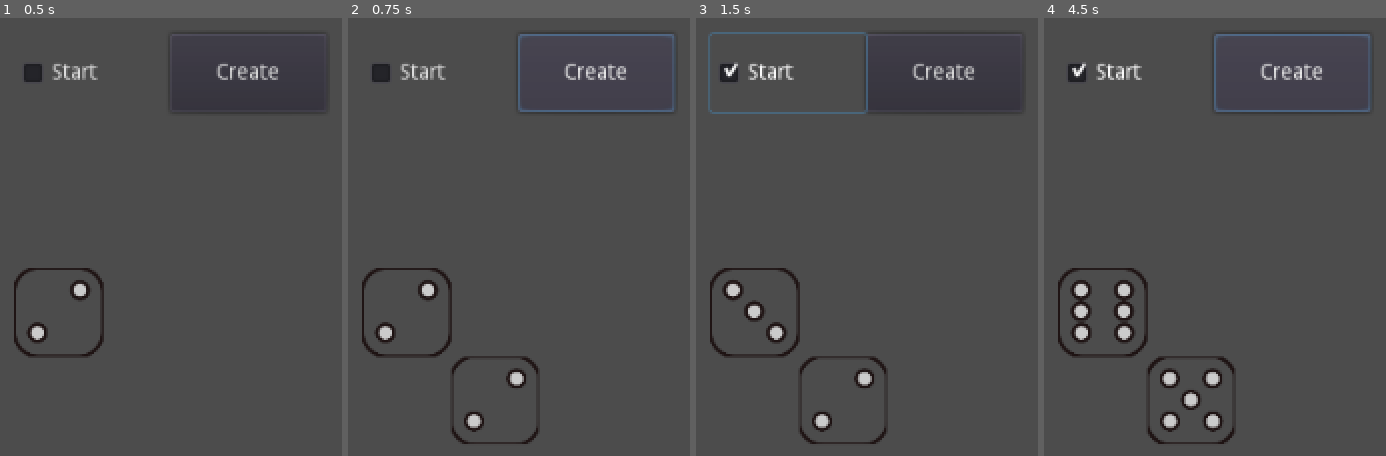
Above: before the commit, frames 1-4 (left to right).
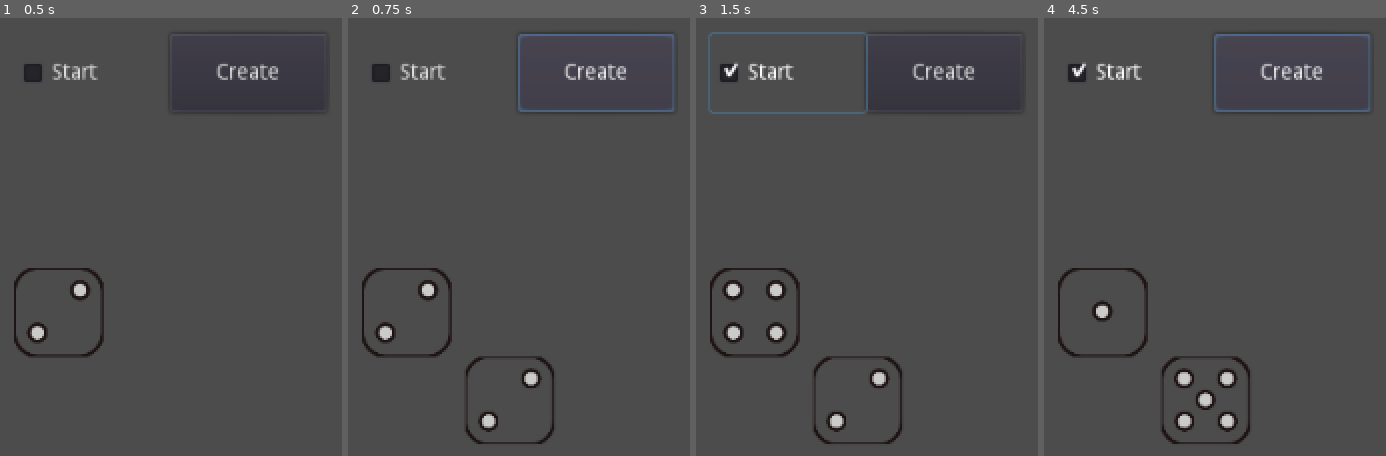
Above: after the commit, the same moments.

Repository: v5v5/Cubelines
Game: Godot game, scene res://Screen.tscn
Two runs of this game, one before a commit and one after it. Both use one fixed random seed, a clock stepped at 60 frames per second and the inputs below.
Inputs:
- Up to frame 1 (0.5 s): no input
- Up to frame 2 (0.75 s): click "Create" at 0.5 s
- Up to frame 3 (1.5 s): click "Start" at 1.25 s
- Up to frame 4 (4.5 s): click "Start" at 2 s; click "Create" at 2.75 s; click "Start" at 3.5 s; click "Create" at 4.25 s

Frame 1 is identical in both runs. In frame 2, 1.3% of the frame differs, in the area x 30-61%, y 77-98%; in frame 3, 1.9%; in frame 4, 3.8%, in the area x 7-61%, y 59-98%.

Commit message:
updated object changing speed

Diff:
--- a/Screen.gd
+++ b/Screen.gd
@@ -13,7 +13,7 @@
 onready var dice = get_node("Dice")
 onready var is_process = get_node("CheckBox")
 
-var speedMax = 0.5
+var speedMax = 0.1
 var speedCur = 0
 
 # Called every frame. 'delta' is the elapsed time since the previous frame.
@@ -32,9 +32,9 @@
 
 func _on_Button_pressed():
 	var diceNew = dice.duplicate()
-	var offsetX = diceNew.texture.get_width() / diceNew.hframes * diceNew.scale.x
+	var offsetX = diceNew.texture.get_width() / (diceNew.hframes - 1) * diceNew.scale.x
 	var offsetY = diceNew.texture.get_height() / diceNew.vframes * diceNew.scale.y
 	print('offsetX: ' + str(offsetX))
 	print('offsetY: ' + str(offsetY))
-	diceNew.translate(Vector2(offsetX,offsetY))
+	diceNew.translate(Vector2(offsetX, offsetY))
 	self.add_child(diceNew)
